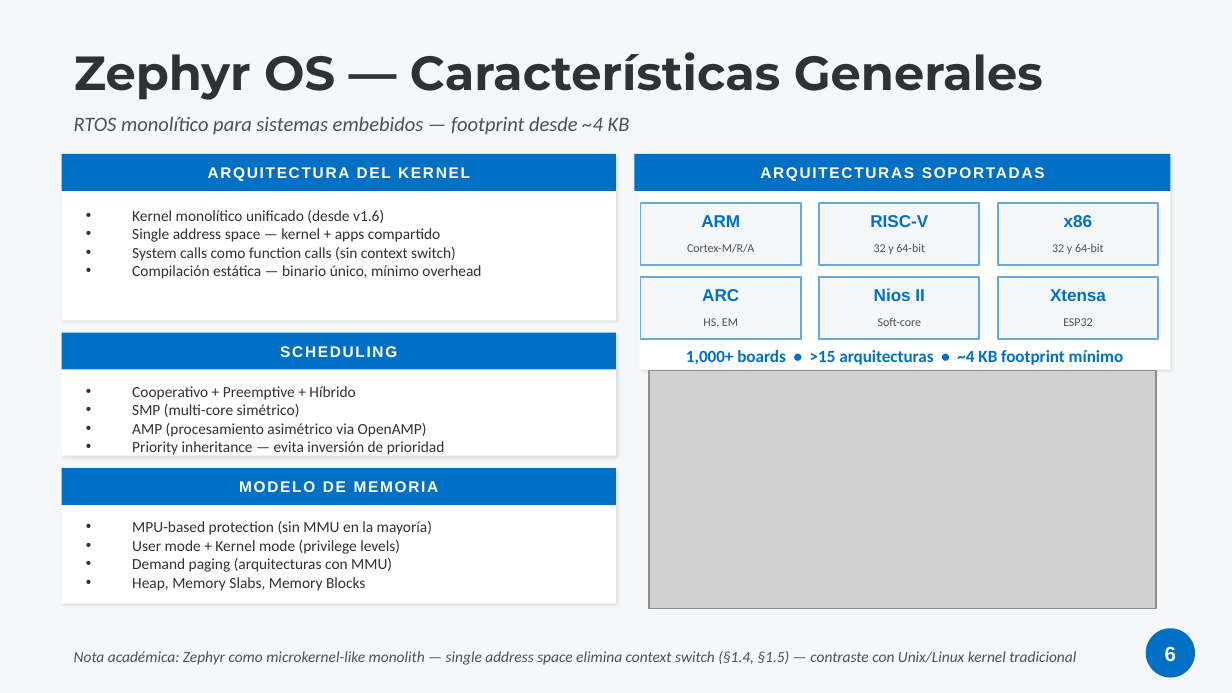
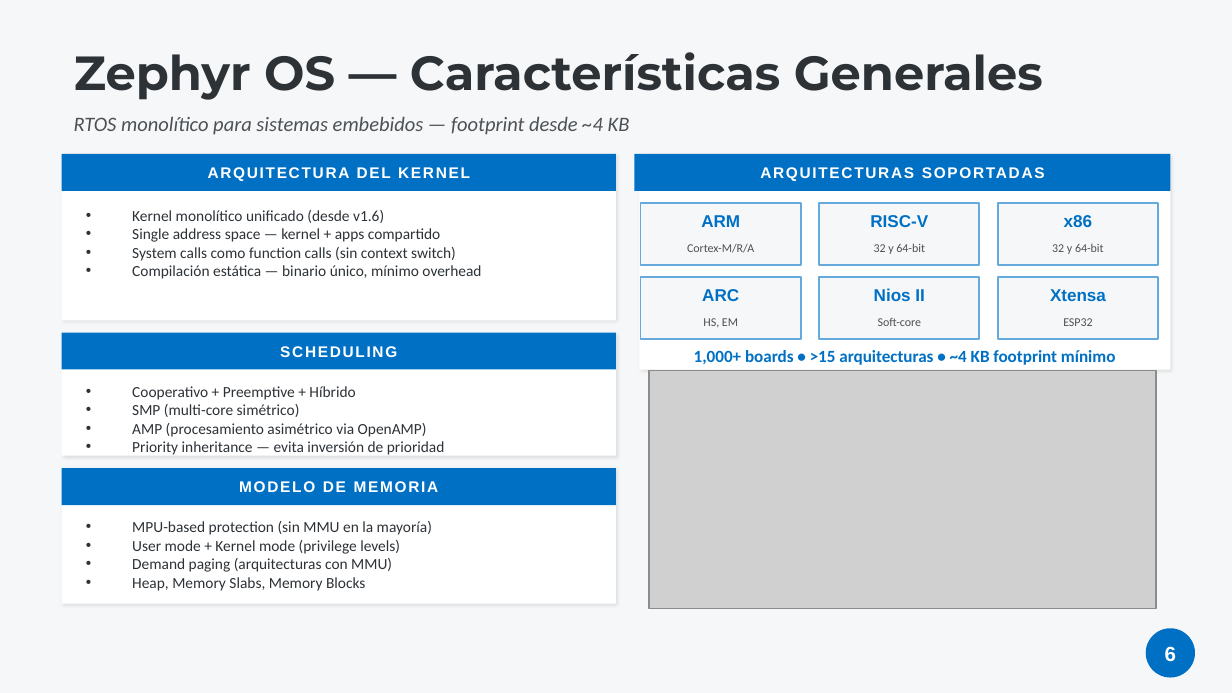
Before and after one commit to LucasIvanCardozo/TP-especial-SO, a slide deck: slide 6 of TP_Especial_Zephyr_MOSIX_v2.pptx. Drawn at 1232x693 pixels with LibreOffice and Linux fonts; fonts in the diff are those of the drawing; grey boxes stand for pictures. Boxes give left, top, right and bottom in pixels: in the first picture for what was removed or moved away, otherwise in the second. Text is boxed around its words. In the diff, an @@ line names an element or a change of style, - is before the commit and + after.

```diff
--- a/TP_Especial_Zephyr_MOSIX_v2.pptx
+++ b/TP_Especial_Zephyr_MOSIX_v2.pptx
@@ text "1,000+ boards • >15 arquitecturas ..." rewrapped from [686,350,1123,365] to [694,350,1115,365] @@
@@ text removed at [74,651,1076,665] @@
-Nota académica: Zephyr como microkernel-like monolith — single address space elimina context switch (§1.4, §1.5) — contraste con Unix/Linux kernel tradicional
```
Also in this commit, not shown: 26 other slides changed, 7 other files.
